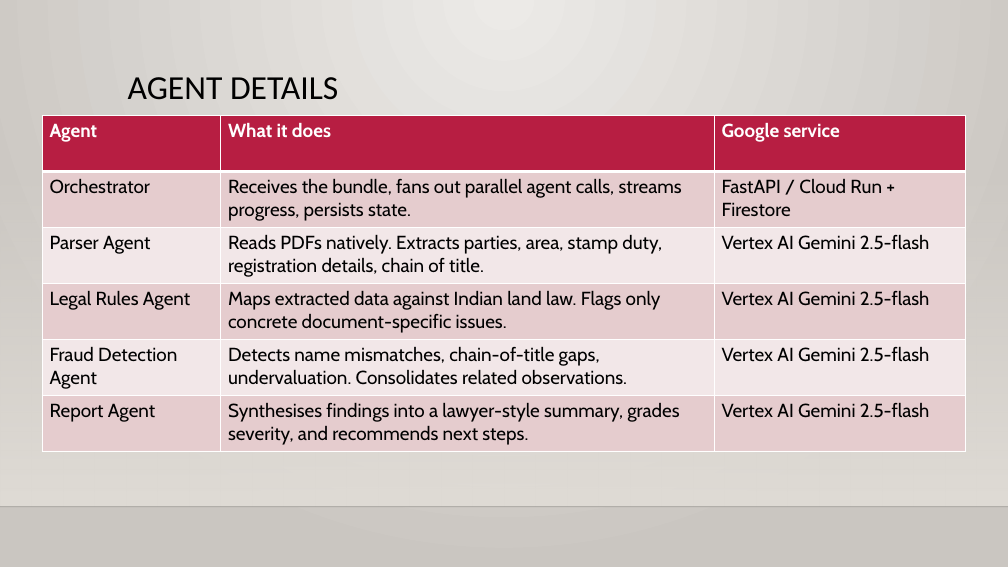
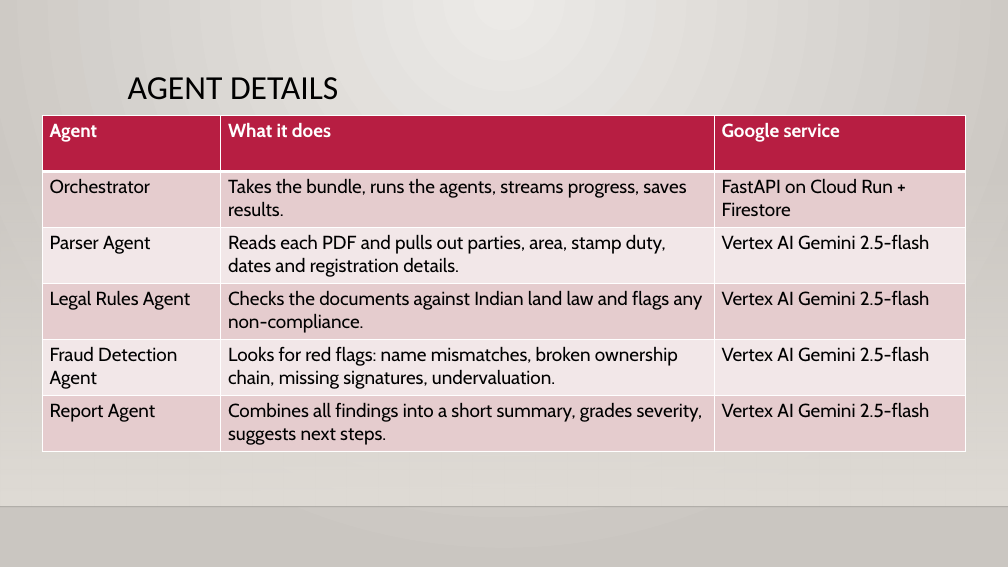
Before and after one commit to abhi88000/land-fraud-detection, a slide deck: slide 8 of docs/deck/Landshield-Deck.pptx. Drawn at 1008x567 pixels with LibreOffice and Linux fonts; fonts in the diff are those of the drawing; background and template pictures are left out. Boxes give left, top, right and bottom in pixels: in the first picture for what was removed or moved away, otherwise in the second. Text is boxed around its words. In the diff, an @@ line names an element or a change of style, - is before the commit and + after.

```diff
--- a/docs/deck/Landshield-Deck.pptx
+++ b/docs/deck/Landshield-Deck.pptx
@@ table at bbox=[42, 116, 966, 451] @@
-row 2, column 2: Receives the bundle, fans out parallel agent calls, streams progress, persists state.
+row 2, column 2: Takes the bundle, runs the agents, streams progress, saves results.
-row 2, column 3: FastAPI / Cloud Run + Firestore
+row 2, column 3: FastAPI on Cloud Run + Firestore
-row 3, column 2: Reads PDFs natively. Extracts parties, area, stamp duty, registration details, chain of title.
+row 3, column 2: Reads each PDF and pulls out parties, area, stamp duty, dates and registration details.
-row 4, column 2: Maps extracted data against Indian land law. Flags only concrete document-specific issues.
+row 4, column 2: Checks the documents against Indian land law and flags any non-compliance.
-row 5, column 2: Detects name mismatches, chain-of-title gaps, undervaluation. Consolidates related observations.
+row 5, column 2: Looks for red flags: name mismatches, broken ownership chain, missing signatures, undervaluation.
-row 6, column 2: Synthesises findings into a lawyer-style summary, grades severity, and recommends next steps.
+row 6, column 2: Combines all findings into a short summary, grades severity, suggests next steps.
```
Also in this commit, not shown: 9 other slides changed, 1 other file.
